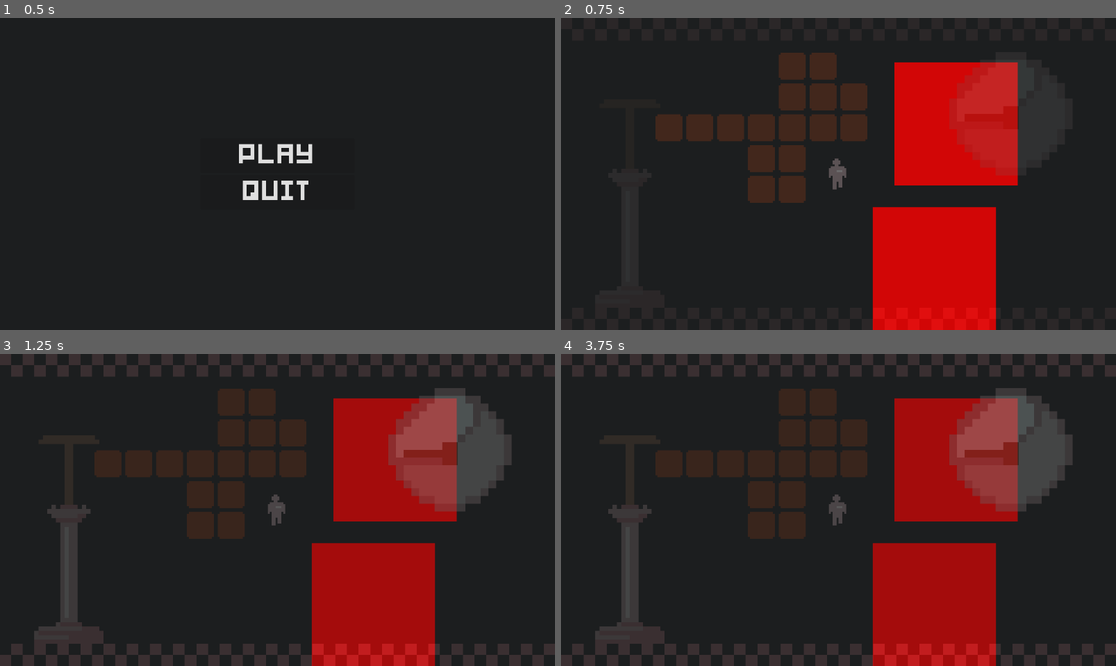
Above: before the commit, frames 1-4 (two rows, left to right).
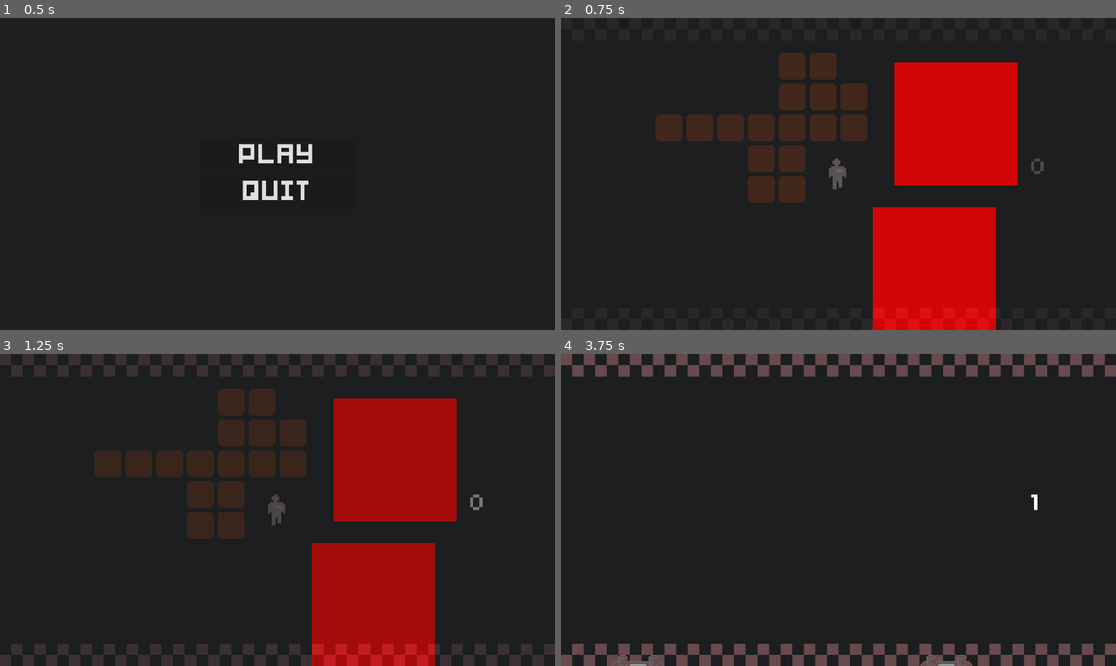
Above: after the commit, the same moments.

Repository: impstudio2024/gwj74
Game: Godot game, scene res://scenes/mainmenu.tscn
Same seed, same stepped clock (60 frames per second), same inputs: the game is played once before the commit and once after it. The engine's default icon, where the game draws it, is replaced by a stand-in: a white triangle on a blue panel in a dark square.
Inputs:
- Up to frame 1 (0.5 s): no input
- Up to frame 2 (0.75 s): click "PLAY" at 0.5 s
- Up to frame 3 (1.25 s): no input
- Up to frame 4 (3.75 s): tap Enter (ui_accept) at 1.25, 1.52, 2.27, 2.75 s; hold D (move_right) 1.28-2.03 s; tap E (interact) every 0.75 s from 1.35 to 3.6 s; hold S (move_down) 2.03-2.78 s; hold D (move_right) 2.78-3.53 s; hold W (move_up) from 3.53 s (still down)

Frame 1 is identical in both runs. In frame 2, 2.0% of the frame differs, in the area x 71-87%, y 13-50%; in frame 3, 8.4%; in frame 4, 36%, in the area x 0-100%, y 0-100%.

Commit message:
battery game done

Diff:
--- a/godotwildjam2024_2dtopdownhorror/scenes/minigames/balance_game/balance_game.gd
+++ b/godotwildjam2024_2dtopdownhorror/scenes/minigames/balance_game/balance_game.gd
@@ -4,6 +4,7 @@
 var lost = false
 var balance = 0
 var fading
+var rnd = RandomNumberGenerator.new()
 func _ready():
 	self.modulate[3] = 0
 	$ValveSprite.frame = 4
@@ -17,25 +18,11 @@
 			current_mode = "a"
 		if Input.is_action_just_pressed("move_right"):
 			current_mode = "d"
-		if current_mode == "a":
-			speed -= 0.07
-		if current_mode == "d":
-			speed += 0.07
-		if abs(balance) < 45:
-			balance += speed
-		else:
-			balance = sign(balance) * (abs(balance)  - 1)
-			speed = 0
-			$Timer.paused = true
-		$ValveSprite.frame = round((balance+46))/10 - 1
-		$ProgressBar.frame = 7 - round($Timer.time_left)
 		#fade()
 		#get_parent().get_parent().get_node("Player").controllable = true
 		#queue_free()
 
-func _on_timer_timeout():
-	Global.balance_completed = true
-	fade()
+
 
 func fade():
 	if modulate[3] < 1.0:
--- /dev/null
+++ b/godotwildjam2024_2dtopdownhorror/scenes/minigames/battery_game/battery.gd
@@ -0,0 +1,14 @@
+extends AnimatedSprite2D
+
+var right_side = false
+# Called when the node enters the scene tree for the first time.
+func _ready():
+	if right_side:
+		position += Vector2(30,0)
+	else:
+		position += Vector2(-30,0)
+
+
+# Called every frame. 'delta' is the elapsed time since the previous frame.
+func _process(delta):
+	pass
--- /dev/null
+++ b/godotwildjam2024_2dtopdownhorror/scenes/minigames/battery_game/battery.tscn
@@ -0,0 +1,30 @@
+[gd_scene load_steps=6 format=3 uid="uid://btbwvfr6pjwxj"]
+
+[ext_resource type="Texture2D" uid="uid://bve7v006a0jvh" path="res://assets/sprites/minigames/batteries.png" id="1_2nuav"]
+[ext_resource type="Script" path="res://scenes/minigames/battery_game/battery.gd" id="2_qhgbo"]
+
+[sub_resource type="AtlasTexture" id="AtlasTexture_5cyuw"]
+atlas = ExtResource("1_2nuav")
+region = Rect2(0, 0, 48, 64)
+
+[sub_resource type="AtlasTexture" id="AtlasTexture_5cgqy"]
+atlas = ExtResource("1_2nuav")
+region = Rect2(48, 0, 48, 64)
+
+[sub_resource type="SpriteFrames" id="SpriteFrames_urr34"]
+animations = [{
+"frames": [{
+"duration": 1.0,
+"texture": SubResource("AtlasTexture_5cyuw")
+}, {
+"duration": 1.0,
+"texture": SubResource("AtlasTexture_5cgqy")
+}],
+"loop": true,
+"name": &"default",
+"speed": 5.0
+}]
+
+[node name="Battery" type="AnimatedSprite2D"]
+sprite_frames = SubResource("SpriteFrames_urr34")
+script = ExtResource("2_qhgbo")
--- /dev/null
+++ b/godotwildjam2024_2dtopdownhorror/scenes/minigames/battery_game/battery_game.gd
@@ -0,0 +1,66 @@
+extends Control
+var speed = 0.0
+var current_mode = "a"
+var lost = false
+var balance = 0
+var fading
+var right_side
+var counter = 0
+var goal = 10
+var rnd = RandomNumberGenerator.new()
+var frame_counter = 0
+func _ready():
+	next_iteration()
+	self.modulate[3] = 0
+	get_parent().get_parent().get_node("Player").controllable = false
+	fade()
+
+func _process(delta):
+	if !fading:
+		if Input.is_action_just_pressed("move_left") and right_side and $Batteries.get_child(0).position.y <= 0:
+			next_iteration()
+			counter += 1
+		if Input.is_action_just_pressed("move_right") and !right_side and $Batteries.get_child(0).position.y <= 0:
+			next_iteration()
+			counter += 1
+	$Label.text = str(counter)
+	frame_counter += 1
+	if frame_counter == 10:
+		frame_counter = 0
+		for child in $UsedBatteries.get_children():
+			if child.position.y > -1000:
+				child.position.y -= 30
+			else:
+				child.queue_free()
+		for child in $Batteries.get_children():
+			if child.position.y > 0:
+				child.position.y -= 30
+
+func next_iteration():
+	if counter == goal:
+		fade()
+	for child in $Batteries.get_children():
+		child.reparent($UsedBatteries)
+	$Batteries.add_child(load("res://scenes/minigames/battery_game/battery.tscn").instantiate())
+	$Batteries.add_child(load("res://scenes/minigames/battery_game/battery.tscn").instantiate())
+	$Batteries.get_child(0).position += Vector2(-100,300)
+	$Batteries.get_child(1).position += Vector2(100,300)
+	right_side = round(rnd.randf())
+	if right_side:
+		$Batteries.get_child(1).frame = 1
+	else:
+		$Batteries.get_child(0).frame = 1
+func fade():
+	if modulate[3] < 1.0:
+		fading = true
+		while modulate[3] < 1.0:
+			modulate[3] += 0.1
+			await get_tree().create_timer(get_process_delta_time() * 10).timeout
+		fading = false
+	else:
+		fading = true
+		while modulate[3] > 0:
+			modulate[3] -= 0.1
+			await get_tree().create_timer(get_process_delta_time() * 10).timeout
+		get_parent().get_parent().get_node("Player").controllable = true
+		queue_free()
--- /dev/null
+++ b/godotwildjam2024_2dtopdownhorror/scenes/minigames/battery_game/battery_game.tscn
@@ -0,0 +1,34 @@
+[gd_scene load_steps=5 format=3 uid="uid://b4ag2iie4lxw3"]
+
+[ext_resource type="Script" path="res://scenes/minigames/battery_game/battery_game.gd" id="1_g7slr"]
+[ext_resource type="Texture2D" uid="uid://72sxxfgwiq61" path="res://assets/sprites/minigames/minigame background3.png" id="2_otfdb"]
+[ext_resource type="FontFile" uid="uid://ocyyhnho2bvu" path="res://assets/ui/04B03-XKP.ttf" id="3_4t3ud"]
+
+[sub_resource type="LabelSettings" id="LabelSettings_kk4h3"]
+font = ExtResource("3_4t3ud")
+
+[node name="BatteryGame" type="Control"]
+texture_filter = 3
+layout_mode = 3
+anchors_preset = 15
+anchor_right = 1.0
+anchor_bottom = 1.0
+grow_horizontal = 2
+grow_vertical = 2
+script = ExtResource("1_g7slr")
+
+[node name="MinigameBackground" type="Sprite2D" parent="."]
+scale = Vector2(0.47, 0.47)
+texture = ExtResource("2_otfdb")
+
+[node name="Batteries" type="Node2D" parent="."]
+
+[node name="UsedBatteries" type="Node2D" parent="."]
+
+[node name="Label" type="Label" parent="."]
+layout_mode = 0
+offset_left = 125.0
+offset_top = -12.0
+offset_right = 165.0
+offset_bottom = 11.0
+label_settings = SubResource("LabelSettings_kk4h3")
--- a/godotwildjam2024_2dtopdownhorror/scenes/player_camera.tscn
+++ b/godotwildjam2024_2dtopdownhorror/scenes/player_camera.tscn
@@ -1,7 +1,7 @@
 [gd_scene load_steps=3 format=3 uid="uid://f8ud243oy7i6"]
 
 [ext_resource type="Script" path="res://scripts/player_camera.gd" id="1_8l7kn"]
-[ext_resource type="PackedScene" uid="uid://dkjyfowrd648c" path="res://scenes/minigames/pump_game/pump_game.tscn" id="2_reioj"]
+[ext_resource type="PackedScene" uid="uid://b4ag2iie4lxw3" path="res://scenes/minigames/battery_game/battery_game.tscn" id="2_qwt8t"]
 
 [node name="PlayerCamera" type="Camera2D"]
 top_level = true
@@ -18,4 +18,4 @@
 offset_right = 200.0
 offset_bottom = 120.0
 
-[node name="PumpGame" parent="." instance=ExtResource("2_reioj")]
+[node name="BatteryGame" parent="." instance=ExtResource("2_qwt8t")]
Binary file added: godotwildjam2024_2dtopdownhorror/assets/sprites/minigames/batteries.png
Not shown, added: godotwildjam2024_2dtopdownhorror/assets/sprites/minigames/batteries.png.import
